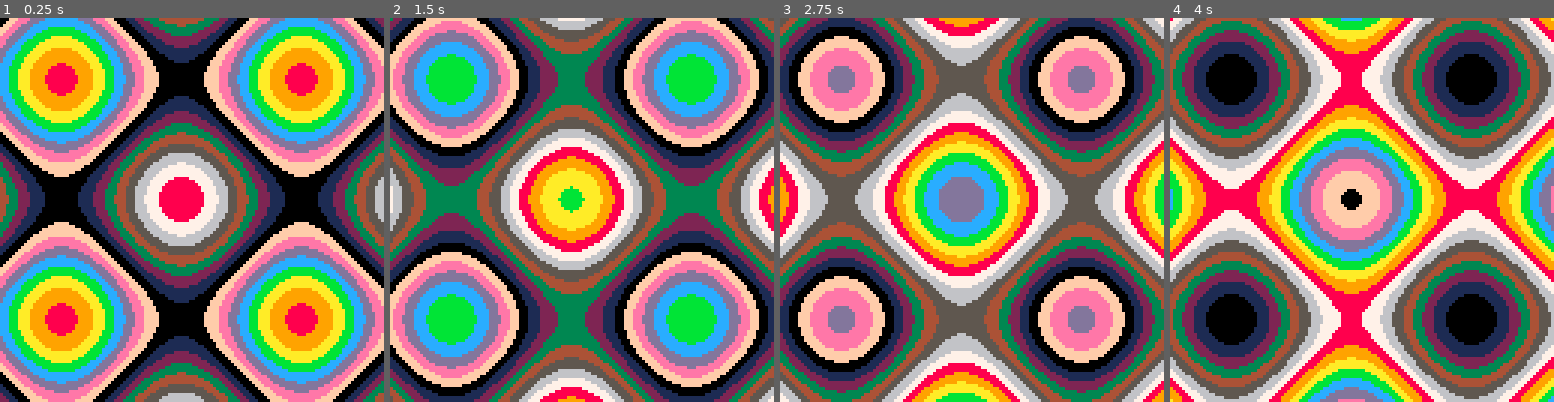
Above: before the commit, frames 1-4 (left to right).
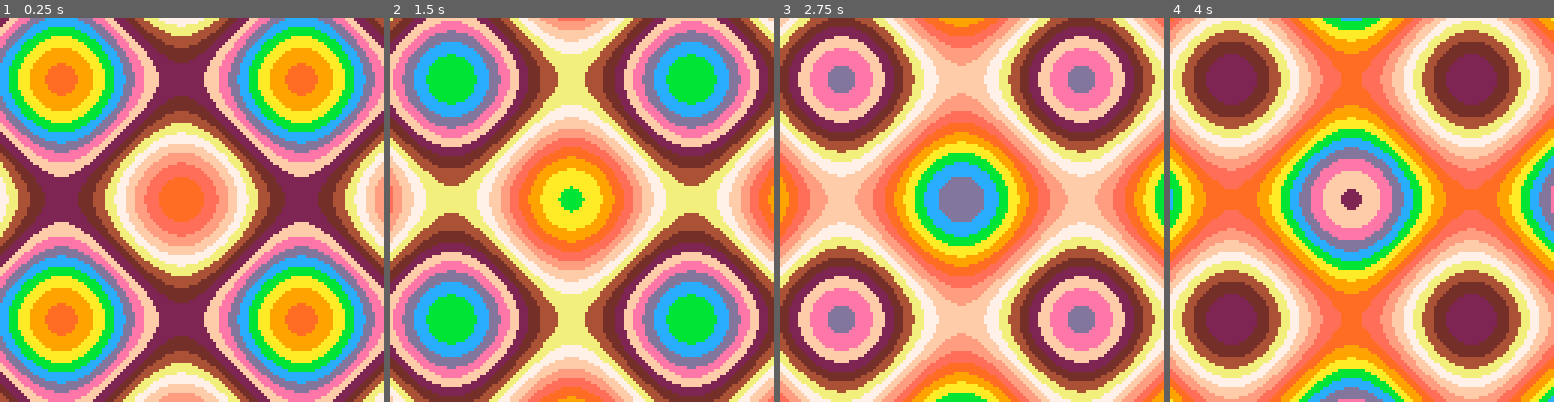
Above: after the commit, the same moments.

Repository: joeygibson/tcc2022
Game: PICO-8 cartridge day4.p8
Two runs of this game, one before a commit and one after it. Both use one fixed random seed, a clock stepped at 60 frames per second and the inputs below.
Inputs:
- Up to frame 1 (0.25 s): no input
- Up to frame 2 (1.5 s): no input
- Up to frame 3 (2.75 s): no input
- Up to frame 4 (4 s): no input

The runs differ from the first frame. In frame 1, 45% of the frame differs, in the area x 0-100%, y 0-100%; in frame 2, 60%; in frame 3, 73%; in frame 4, 74%.

Commit message:
day 4, nicer palette

Diff:
--- a/day4.p8
+++ b/day4.p8
@@ -6,7 +6,8 @@
 	cls()
 	w=128
 	h=128
-	-- printh("starting up", "pico8.txt", true, true)
+
+	?"\^!5f102░4♥7?◆🅾️웃9"
 end
 
 function _draw()
